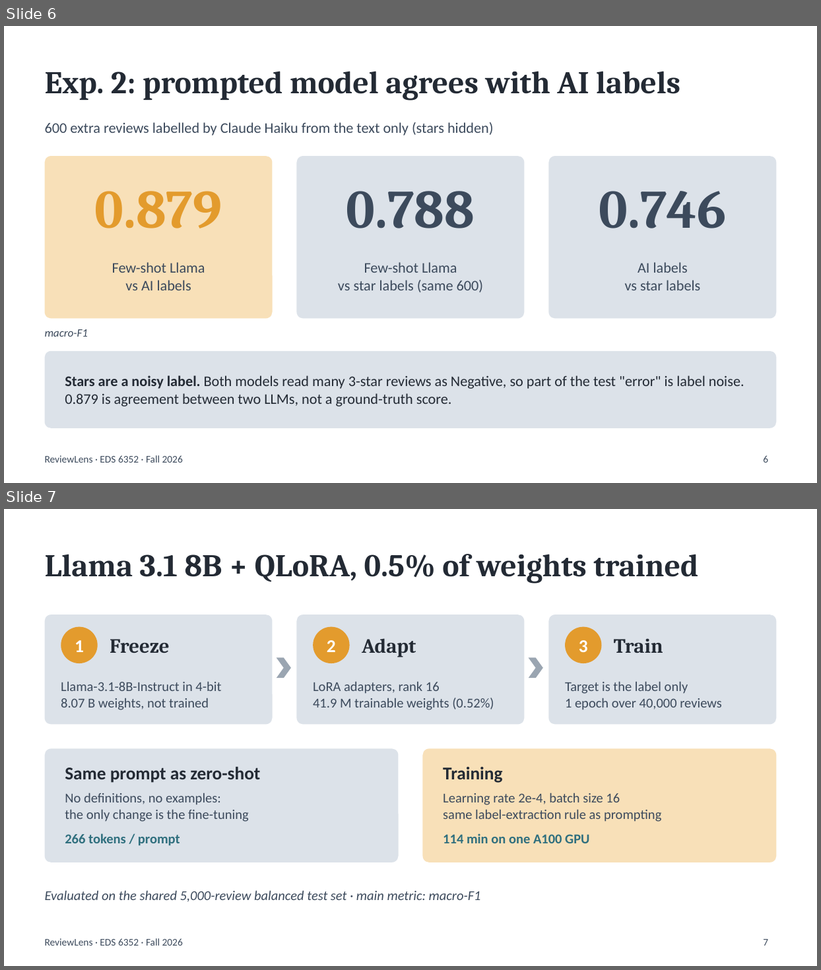
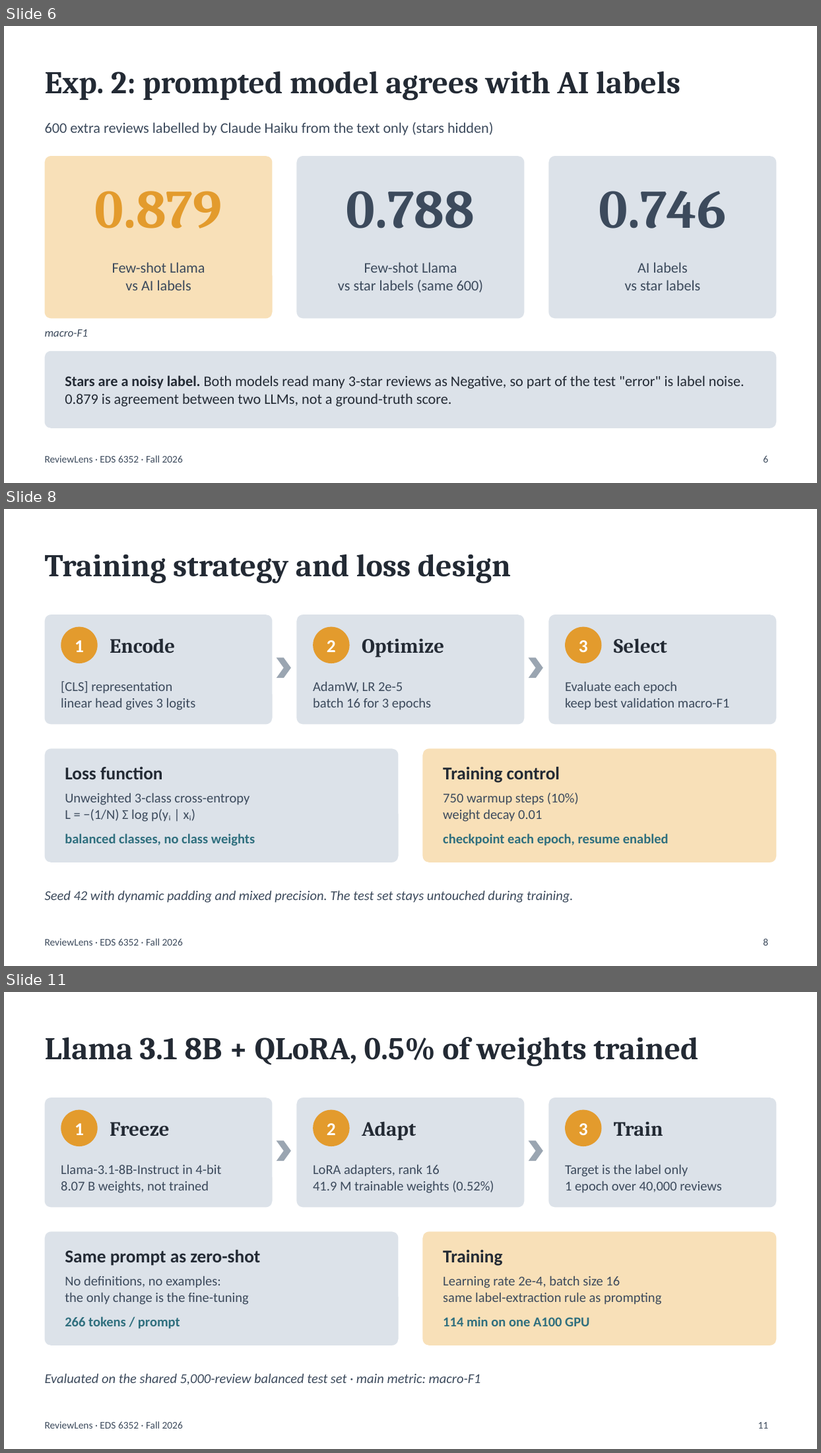
Before and after one commit to Junebhone/ReviewLens, a slide deck: presentation/ReviewLens_Presentation.pptx. Shown one above the other, each under a label of ours: slides 6 and 7 before the commit, slides 6, 8 and 11 after it; the slides between them are not shown. The pictures are 821x970 and 821x1453 pixels, drawn with LibreOffice and Linux fonts; fonts in the diff are those of the drawing. Boxes give left, top, right and bottom in pixels: in the first picture for what was removed or moved away, otherwise in the second. Text is boxed around its words. In the diff, an @@ line names an element or a change of style, - is before the commit and + after.

```diff
--- a/presentation/ReviewLens_Presentation.pptx
+++ b/presentation/ReviewLens_Presentation.pptx
@@ slide 8 added at <box>4,509,817,966</box>, background #FFFFFF; not listed: 1 template element that a slide beside it also shows @@
@@ title added at <box>45,554,511,583</box>, 28 pt, text #232A34, bold @@
+Training strategy and loss design
@@ rounded rectangle added at <box>45,615,273,724</box>, fill #DCE2E9 @@
@@ ellipse added at <box>61,627,98,663</box>, fill #E39B2D @@
@@ rounded rectangle added at <box>297,615,524,724</box>, fill #DCE2E9 @@
@@ ellipse added at <box>313,627,350,663</box>, fill #E39B2D @@
@@ rounded rectangle added at <box>548,615,776,724</box>, fill #DCE2E9 @@
@@ ellipse added at <box>565,627,602,663</box>, fill #E39B2D @@
@@ text added at <box>75,640,84,652</box>, 16 pt, text #FFFFFF, bold @@
+1
@@ text added at <box>110,638,175,653</box>, 18 pt, text #232A34, bold @@
+Encode
@@ text added at <box>327,640,336,652</box>, 16 pt, text #FFFFFF, bold @@
+2
@@ text added at <box>362,638,444,657</box>, 18 pt, text #232A34, bold @@
+Optimize
@@ text added at <box>579,640,588,652</box>, 16 pt, text #FFFFFF, bold @@
+3
@@ text added at <box>614,638,667,653</box>, 18 pt, text #232A34, bold @@
+Select
@@ chevron added at <box>277,657,291,678</box>, fill #9AA5B1 @@
@@ chevron added at <box>529,657,543,678</box>, fill #9AA5B1 @@
@@ text added at <box>61,681,196,710</box>, 12 pt, text #3C4A5C @@
+[CLS] representation
+linear head gives 3 logits
@@ text added at <box>313,681,431,710</box>, 12 pt, text #3C4A5C @@
+AdamW, LR 2e-5
+batch 16 for 3 epochs
@@ text added at <box>565,681,730,710</box>, 12 pt, text #3C4A5C @@
+Evaluate each epoch
+keep best validation macro-F1
@@ rounded rectangle added at <box>45,749,399,863</box>, fill #DCE2E9 @@
@@ rounded rectangle added at <box>422,749,776,863</box>, fill #F8E0B8 @@
@@ text added at <box>65,767,163,780</box>, 16 pt, text #232A34, bold @@
+Loss function
@@ text added at <box>443,766,560,783</box>, 16 pt, text #232A34, bold @@
+Training control
@@ text added at <box>65,793,250,822</box>, 12 pt, text #3C4A5C @@
+Unweighted 3-class cross-entropy
+L = −(1/N) Σ log p(yᵢ | xᵢ)
@@ text added at <box>443,793,579,822</box>, 12 pt, text #3C4A5C @@
+750 warmup steps (10%)
+weight decay 0.01
@@ text added at <box>65,834,255,846</box>, 12 pt, text #2F6F7E, bold @@
+balanced classes, no class weights
@@ text added at <box>443,834,669,846</box>, 12 pt, text #2F6F7E, bold @@
+checkpoint each epoch, resume enabled
@@ text added at <box>45,890,574,903</box>, 12 pt, text #3C4A5C, italic @@
+Seed 42 with dynamic padding and mixed precision. The test set stays untouched during training.
@@ page number added at <box>763,939,768,946</box>, 9 pt, text #3C4A5C @@
+8
@@ what was slide 7 is now slide 11 @@
@@ page number at <box>758,1422,769,1429</box>: text changed @@
-7
+11
```
Also in this commit, not shown: 3 slides changed, 3 other slides added, 5 other files.
